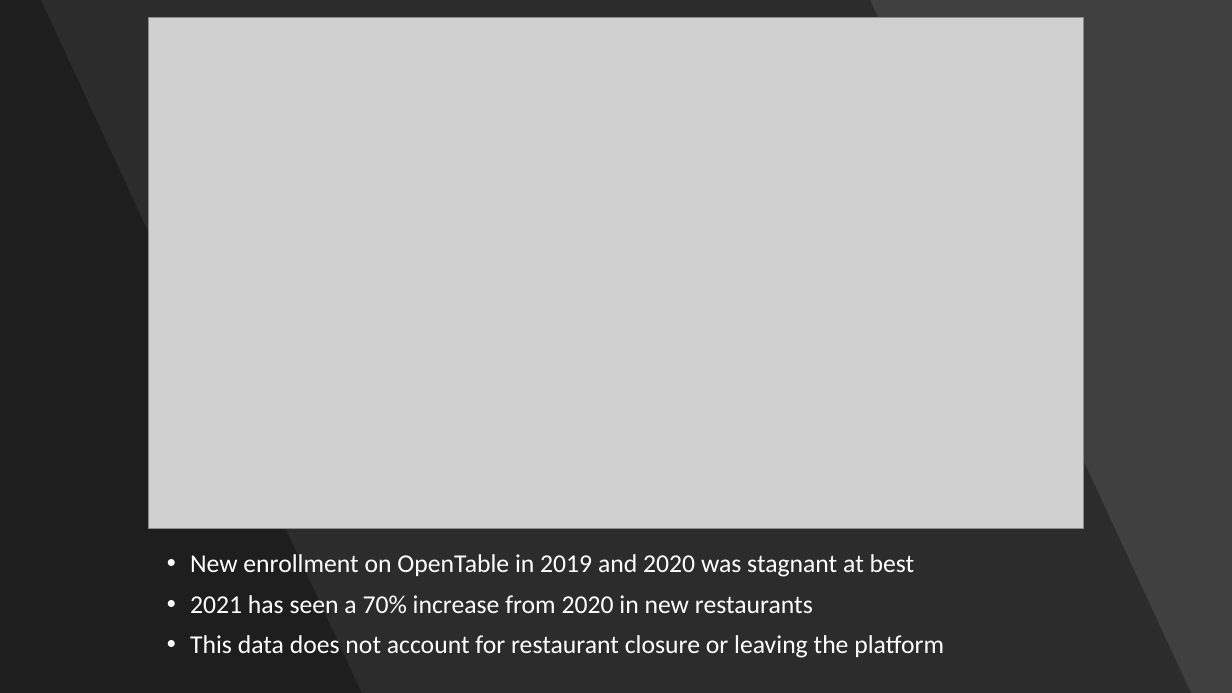
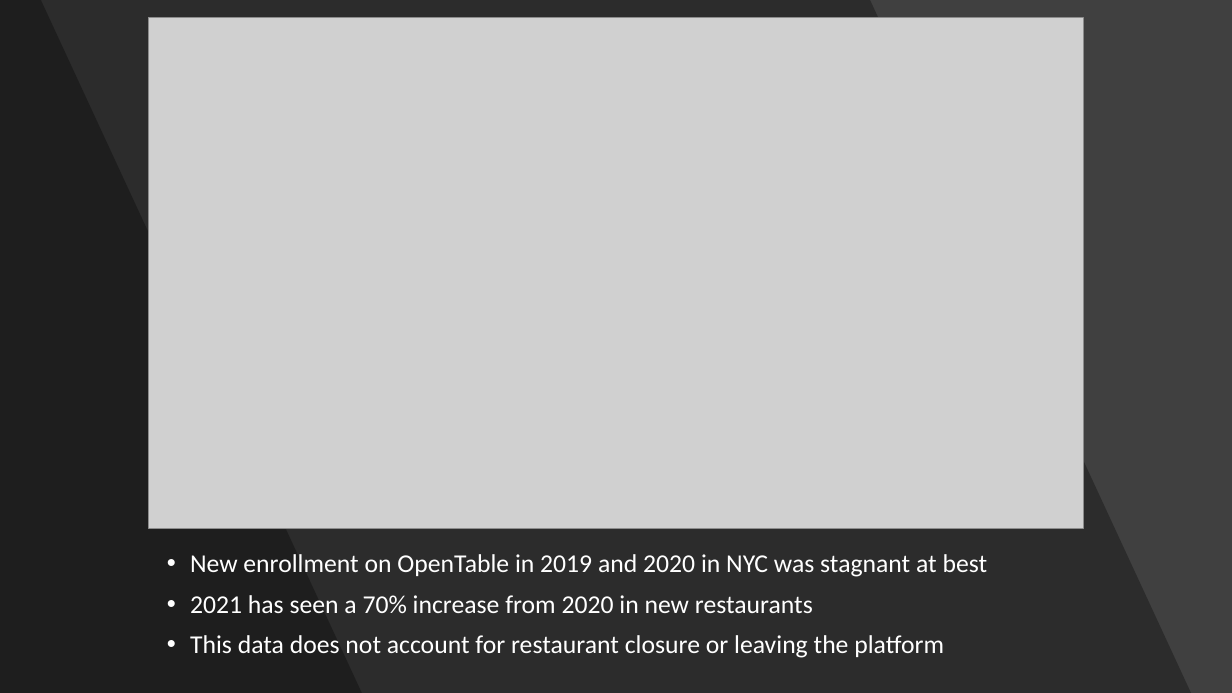
Before and after one commit to faymatt99/opentable_scraping_analysis, a slide deck: slide 5 of opentable_analysis_presentation.pptx. Drawn at 1232x693 pixels with LibreOffice and Linux fonts; fonts in the diff are those of the drawing; grey boxes stand for pictures. Boxes give left, top, right and bottom in pixels: in the first picture for what was removed or moved away, otherwise in the second. Text is boxed around its words. In the diff, an @@ line names an element or a change of style, - is before the commit and + after.

```diff
--- a/opentable_analysis_presentation.pptx
+++ b/opentable_analysis_presentation.pptx
@@ text at (x1=190, y1=554, x2=988, y2=577): text changed @@
-• New enrollment on OpenTable in 2019 and 2020 was stagnant at best
+• New enrollment on OpenTable in 2019 and 2020 in NYC was stagnant at best
```
Also in this commit, not shown: 15 other slides changed, 2 slides added, 2 slides removed, 2 other files.
